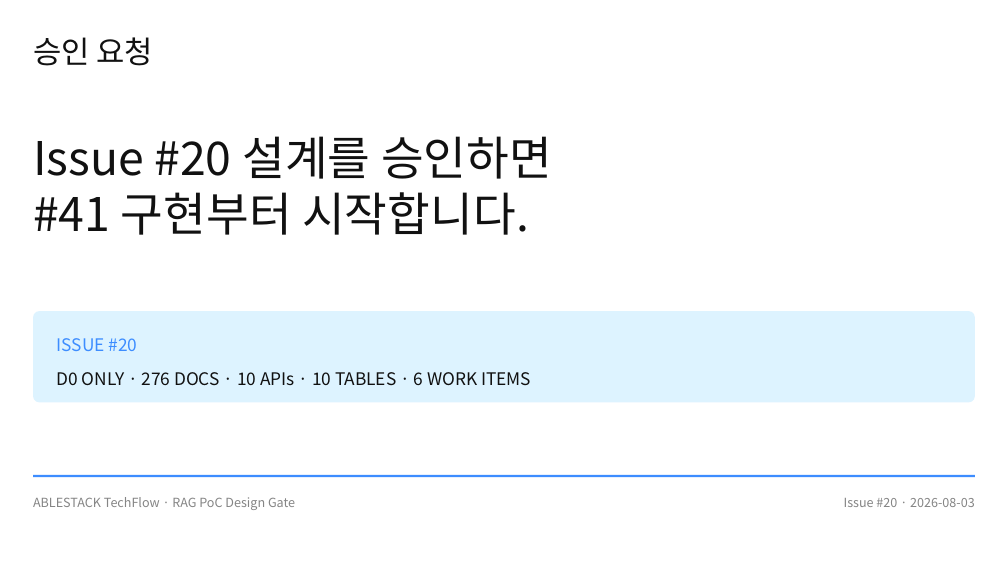
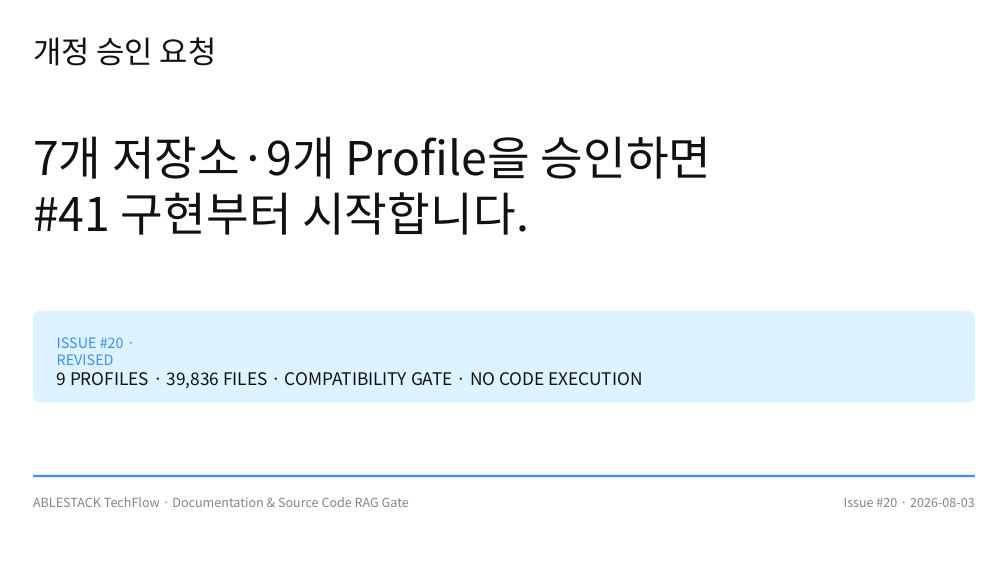
Before and after one commit to ablecloud-team/ablestack-techflow, a slide deck: slide 10 of output/presentation/techflow-rag-poc-design.pptx. Drawn at 1008x567 pixels with LibreOffice and Linux fonts; fonts in the diff are those of the drawing. Boxes give left, top, right and bottom in pixels: in the first picture for what was removed or moved away, otherwise in the second. Text is boxed around its words. In the diff, an @@ line names an element or a change of style, - is before the commit and + after.

Commit message:
Issue #20 ABLESTACK 소스코드 RAG 범위 확장

```diff
--- a/output/presentation/techflow-rag-poc-design.pptx
+++ b/output/presentation/techflow-rag-poc-design.pptx
@@ text at (33,37,217,66): text changed @@
-승인 요청
+개정 승인 요청
@@ text at (33,136,712,179): text changed @@
-Issue #20 설계를 승인하면
+7개 저장소·9개 Profile을 승인하면
@@ text at (57,337,124,365): text changed; size 16.5 to 13.7 pt @@
-ISSUE #20
+ISSUE #20 · REVISED
@@ text at (57,372,643,388): text changed @@
-D0 ONLY · 276 DOCS · 10 APIs · 10 TABLES · 6 WORK ITEMS
+9 PROFILES · 39,836 FILES · COMPATIBILITY GATE · NO CODE EXECUTION
@@ text at (33,497,409,507): text changed @@
-ABLESTACK TechFlow · RAG PoC Design Gate
+ABLESTACK TechFlow · Documentation & Source Code RAG Gate
```
Also in this commit, not shown: 9 other slides changed, 13 other files.
